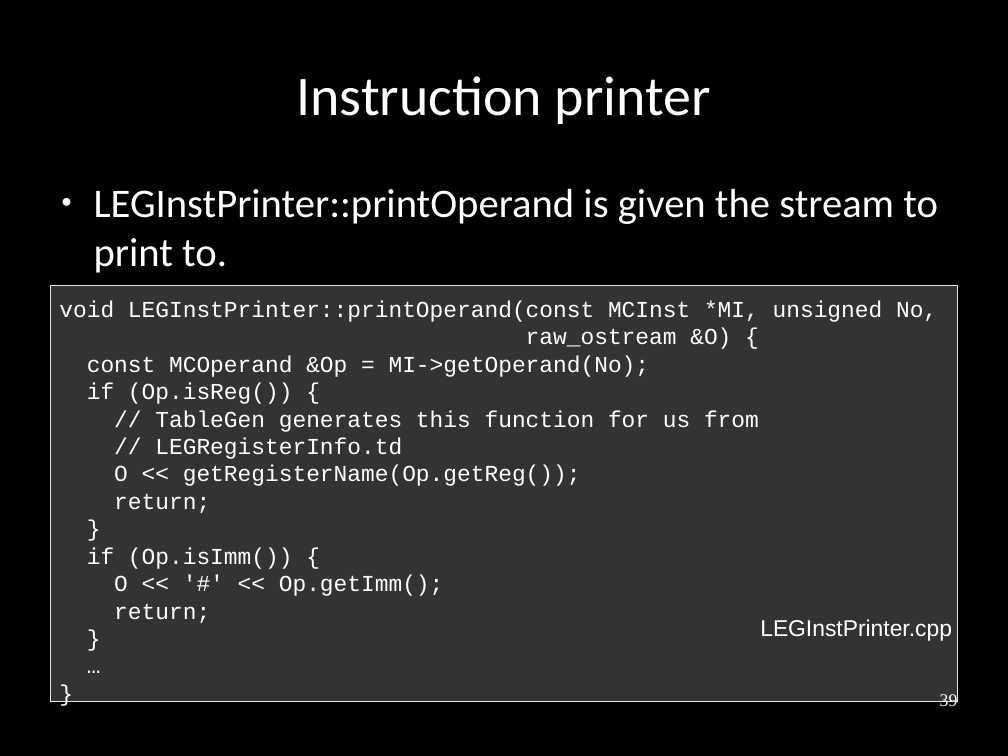
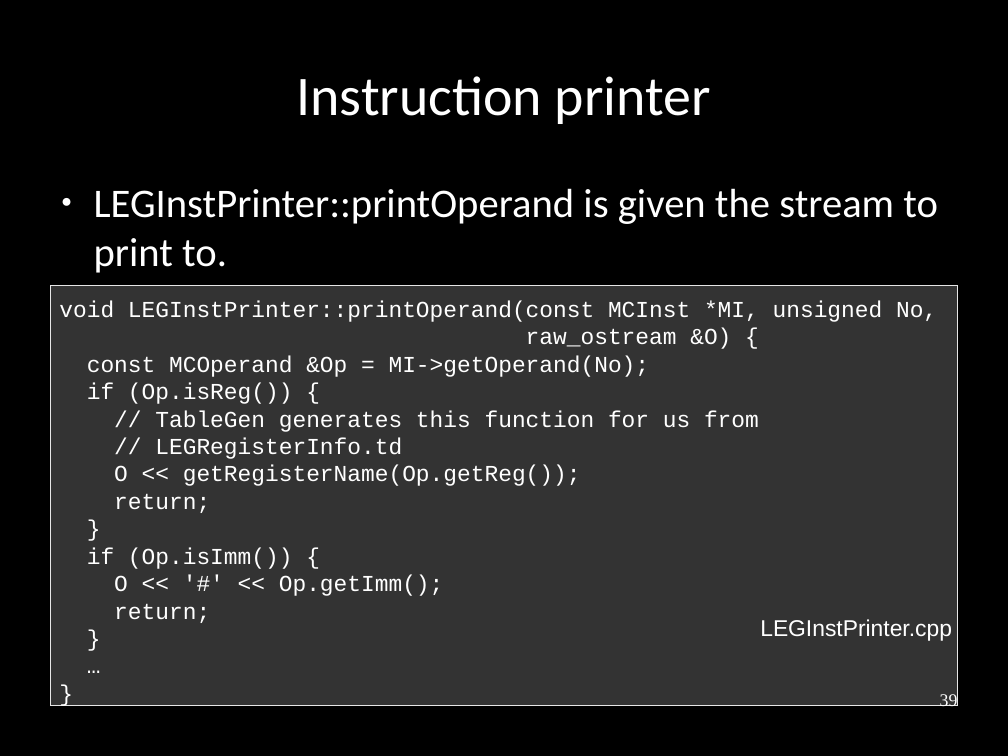
Before and after one commit to frasercrmck/llvm-leg, a slide deck: slide 39 of docs/Codeplay/Slides.odp. Drawn at 1008x756 pixels with LibreOffice and Linux fonts; fonts in the diff are those of the drawing. Boxes give left, top, right and bottom in pixels: in the first picture for what was removed or moved away, otherwise in the second. Text is boxed around its words. In the diff, an @@ line names an element or a change of style, - is before the commit and + after.

```diff
--- a/docs/Codeplay/Slides.odp
+++ b/docs/Codeplay/Slides.odp
@@ rectangle "void LEGInstPrinter::printOperand(const MCInst *MI, unsigned ...": place and size @@
-rectangle "void LEGInstPrinter::printOperand(const MCInst *MI, unsigned ..." at (50,285,958,702)
+rectangle "void LEGInstPrinter::printOperand(const MCInst *MI, unsigned ..." at (50,285,958,706)
```
Also in this commit, not shown: 5 other slides changed, 1 slide added.
